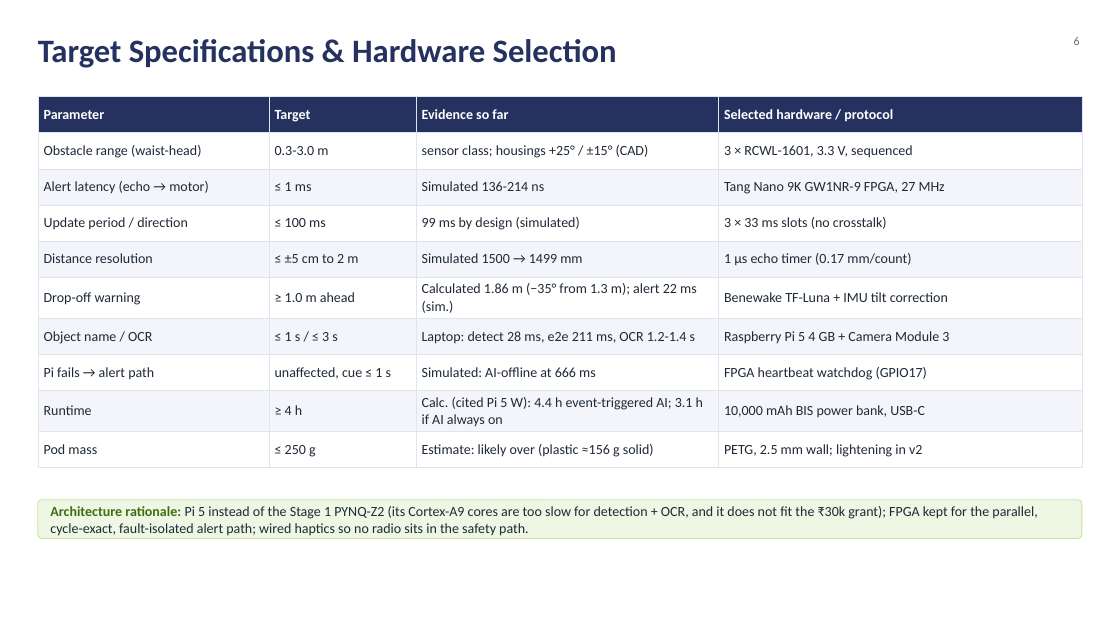
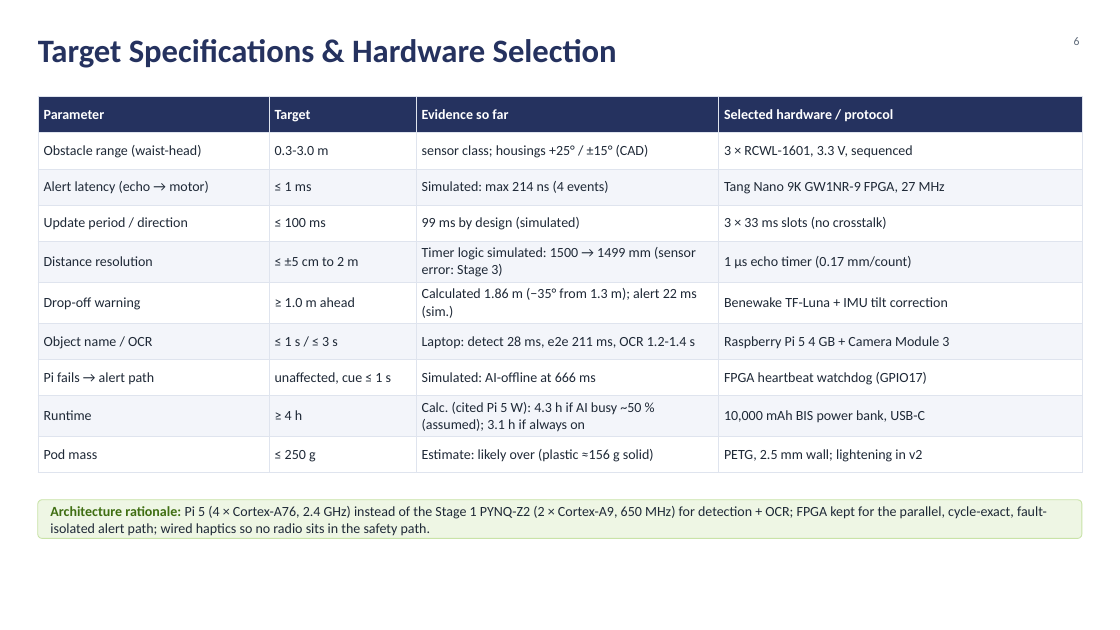
Before and after one commit to silentaf/viswa_id1, a slide deck: slide 6 of ppt/VisionAid_Stage2_Design_Deck.pptx. Drawn at 1120x630 pixels with LibreOffice and Linux fonts; fonts in the diff are those of the drawing; background and template pictures are left out. Boxes give left, top, right and bottom in pixels: in the first picture for what was removed or moved away, otherwise in the second. Text is boxed around its words. In the diff, an @@ line names an element or a change of style, - is before the commit and + after.

```diff
--- a/ppt/VisionAid_Stage2_Design_Deck.pptx
+++ b/ppt/VisionAid_Stage2_Design_Deck.pptx
@@ table at (38, 97, 1082, 466) @@
-row 3, column 3: Simulated 136-214 ns
+row 3, column 3: Simulated: max 214 ns (4 events)
-row 5, column 3: Simulated 1500 → 1499 mm
+row 5, column 3: Timer logic simulated: 1500 → 1499 mm (sensor error: Stage 3)
-row 9, column 3: Calc. (cited Pi 5 W): 4.4 h event-triggered AI; 3.1 h if AI always on
+row 9, column 3: Calc. (cited Pi 5 W): 4.3 h if AI busy ~50 % (assumed); 3.1 h if always on
@@ text at (50, 506, 1047, 536): text changed @@
-Architecture rationale: Pi 5 instead of the Stage 1 PYNQ-Z2 (its Cortex-A9 cores are too slow for detection + OCR, and it does not fit the ₹30k grant); FPGA kept for the parallel, cycle-exact, fault-isolated alert path; wired haptics so no radio sits in the safety path.
+Architecture rationale: Pi 5 (4 × Cortex-A76, 2.4 GHz) instead of the Stage 1 PYNQ-Z2 (2 × Cortex-A9, 650 MHz) for detection + OCR; FPGA kept for the parallel, cycle-exact, fault-isolated alert path; wired haptics so no radio sits in the safety path.
```
Also in this commit, not shown: 12 other slides changed, 21 other files.
